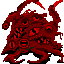
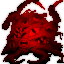
Revision of a layered w=64, h=64 image; what changed, layer by layer:
added layer "Layer 0 copy" (66%) above "Layer 0" over <box>0,0,64,64</box>
painted on "Layer 0" over <box>1,0,64,63</box>
